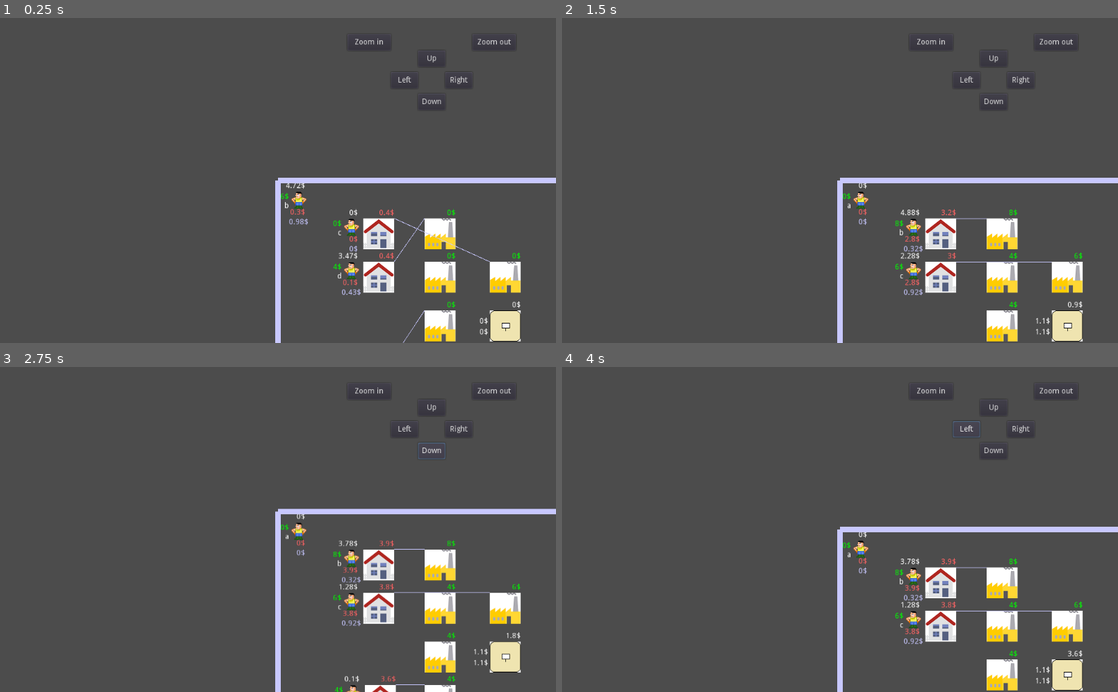
Above: before the commit, frames 1-4 (two rows, left to right).
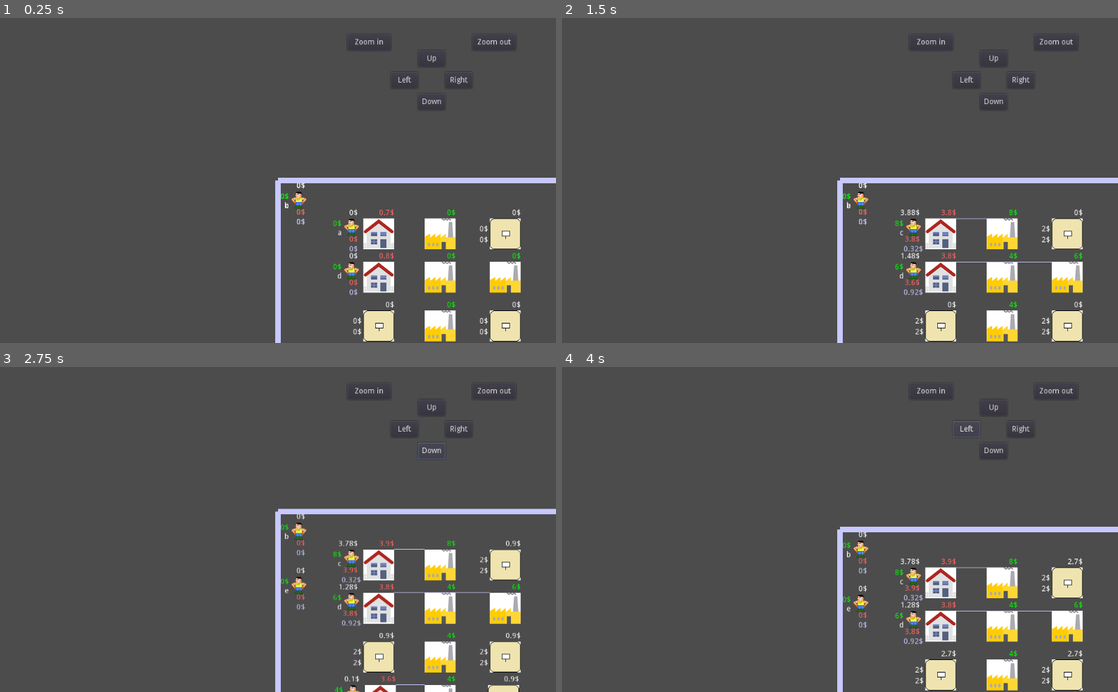
Above: after the commit, the same moments.

Repository: carlostgit/Houses
Game: Godot game, scene res://World.tscn
Same seed, same stepped clock (60 frames per second), same inputs: the game is played once before the commit and once after it.
Inputs (mouse positions are in pixels of both pictures, inside the frame that each line leads up to):
- Up to frame 1 (0.25 s): no input
- Up to frame 2 (1.5 s): click (862, 200) at 0.52 s; click (940, 232) at 1.27 s
- Up to frame 3 (2.75 s): click "Down" at 2 s
- Up to frame 4 (4 s): click "Up" at 2.75 s; click "Left" at 3.5 s

The runs differ from the first frame. In frame 1, 1.4% of the frame differs, in the area x 50-94%, y 50-100%; in frame 2, 1.3%; in frame 3, 1.5%, in the area x 50-94%, y 51-100%; in frame 4, 1.4%.
Error after the commit: Invalid get index '2' (on base: 'Array'). (res://Yard.gd:37)

Commit message:
Hago que en los solares (Yard) se construya una casa, cuando la estimación de renta en los últimos ciclos es suficiente

Diff:
--- a/World.tscn
+++ b/World.tscn
@@ -40,6 +40,12 @@
 ] instance=ExtResource( 3 )]
 position = Vector2( 60, 320 )
 _name = "d"
+
+[node name="Worker5" parent="." groups=[
+"workers",
+] instance=ExtResource( 3 )]
+position = Vector2( 60, 390 )
+_name = "e"
 
 [node name="House" parent="." groups=[
 "houses",
@@ -144,6 +150,21 @@
 "yards",
 ] instance=ExtResource( 6 )]
 position = Vector2( 390, 240 )
+
+[node name="Yard4" parent="." groups=[
+"yards",
+] instance=ExtResource( 6 )]
+position = Vector2( 387, 320 )
+
+[node name="Yard2" parent="." groups=[
+"yards",
+] instance=ExtResource( 6 )]
+position = Vector2( 390, 70 )
+
+[node name="Yard3" parent="." groups=[
+"yards",
+] instance=ExtResource( 6 )]
+position = Vector2( 157, 240 )
 [connection signal="timeout" from="TimerShortHomeless" to="." method="_on_TimerShortHomeless_timeout"]
 [connection signal="button_down" from="HUD/ButtonDown" to="Camera2D" method="_on_ButtonDown_button_down"]
 [connection signal="button_up" from="HUD/ButtonDown" to="Camera2D" method="_on_ButtonDown_button_up"]
--- a/Yard.gd
+++ b/Yard.gd
@@ -3,11 +3,13 @@
 # Declare member variables here. Examples:
 # var a = 2
 # var b = "text"
-var _land_cost:float = 1.1
+var _land_cost:float = 2.0
 
 var _world:Node2D = null
 
 var _estimated_payable_rent:float = 0.0
+
+var _last_estimated_payable_rents:Array
 
 #var _house:Node2D = null
 var _house:Node2D = preload("res://House.tscn").instance()
@@ -21,6 +23,22 @@
 	_house.hide()
 	_house.set_name("Casa tomasa")
 	_world.call_deferred("add_child", _house) #deferred pq _world está ocupado creando sus hijos
+
+func get_recent_average_estimated_payable_rent() -> float:
+#	sum last rents
+	var copy_last_estimated:Array = _last_estimated_payable_rents.duplicate()
+	copy_last_estimated.invert()
+
+	var max_num_of_rents:int = 5
+	var num_of_rents_to_check:int = min(max_num_of_rents,_last_estimated_payable_rents.size())
+	var sum_of_last_rents:int = 0
+	for i in range(num_of_rents_to_check):
+		var rent:float = copy_last_estimated.pop_front()
+		sum_of_last_rents += copy_last_estimated[i]
+
+	var average_rent:float = sum_of_last_rents/num_of_rents_to_check
+
+	return average_rent
 
 func get_estimated_payable_rent() -> float:
 	return _estimated_payable_rent
@@ -38,7 +56,7 @@
 #func _process(delta):
 #	pass
 
-func calculate_min_rent() -> float:
+func get_min_rent() -> float:
 	var other_costs:float = 0.0
 	var total_cost:float = get_land_cost() + other_costs
 	return total_cost
@@ -47,7 +65,7 @@
 	return _land_cost
 
 func update_labels() -> void:
-	var min_rent:float = self.calculate_min_rent()
+	var min_rent:float = self.get_min_rent()
 	var min_rent_rounded:float = stepify(min_rent, 0.01)
 	$MinRentLabel.set_text(str(min_rent_rounded)+"$")
 
@@ -130,9 +148,7 @@
 		if (num_increasing_steps>=1 and num_decreasing_steps>1):
 			break
 
-
 	return estimated_payable_rent
-
 
 func build_house() -> void:
 	self._house.add_to_group("houses")
@@ -140,9 +156,19 @@
 	self.queue_free()
 
 func _on_TimerUpdateLabel_timeout():
-#	self.calculate_estimated_payable_rent()
-	self.adjust_estimated_payable_rent()
 	update_labels()
 
 func _on_YardTexture_pressed():
 	build_house()
+
+func _on_TimerBuildHouse_timeout():
+	#	self.calculate_estimated_payable_rent()
+	self.adjust_estimated_payable_rent()
+	_last_estimated_payable_rents.push_back(self.get_estimated_payable_rent())
+
+
+	var min_profit:float = 1.0
+
+	if (self.get_estimated_payable_rent() > min_profit + self.get_min_rent()):
+		if (self.get_estimated_payable_rent() > min_profit + get_recent_average_estimated_payable_rent()):
+			build_house()
--- a/Yard.tscn
+++ b/Yard.tscn
@@ -38,5 +38,9 @@
 text = "0$"
 align = 2
 valign = 1
+
+[node name="TimerBuildHouse" type="Timer" parent="."]
+autostart = true
 [connection signal="pressed" from="YardTexture" to="." method="_on_YardTexture_pressed"]
 [connection signal="timeout" from="TimerUpdateLabel" to="." method="_on_TimerUpdateLabel_timeout"]
+[connection signal="timeout" from="TimerBuildHouse" to="." method="_on_TimerBuildHouse_timeout"]
